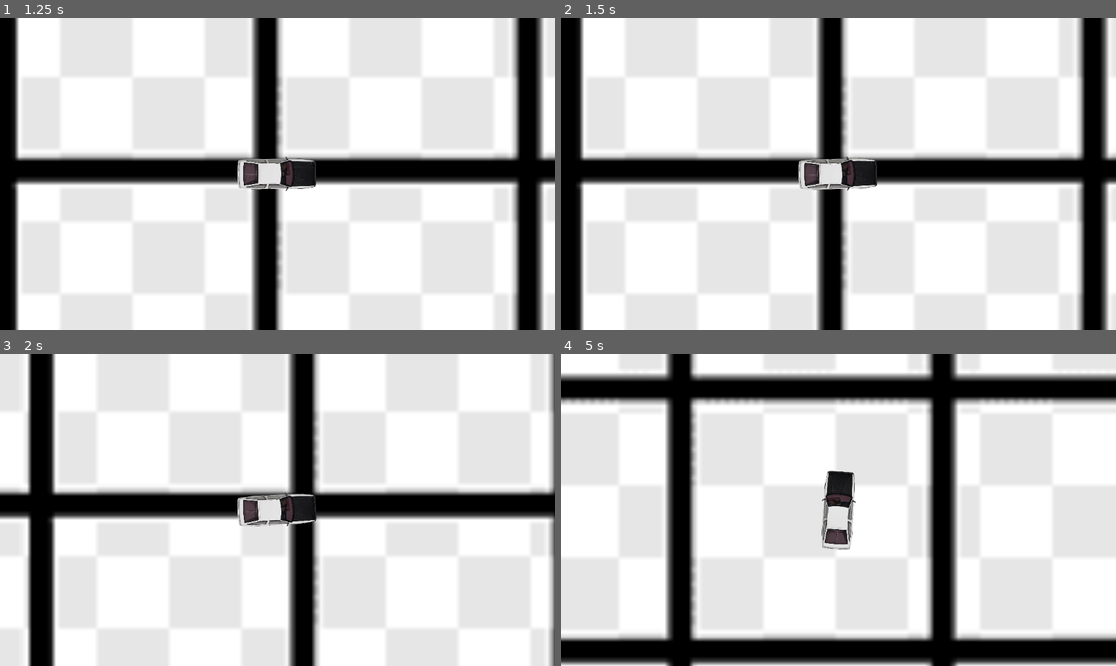
Above: before the commit, frames 1-4 (two rows, left to right).
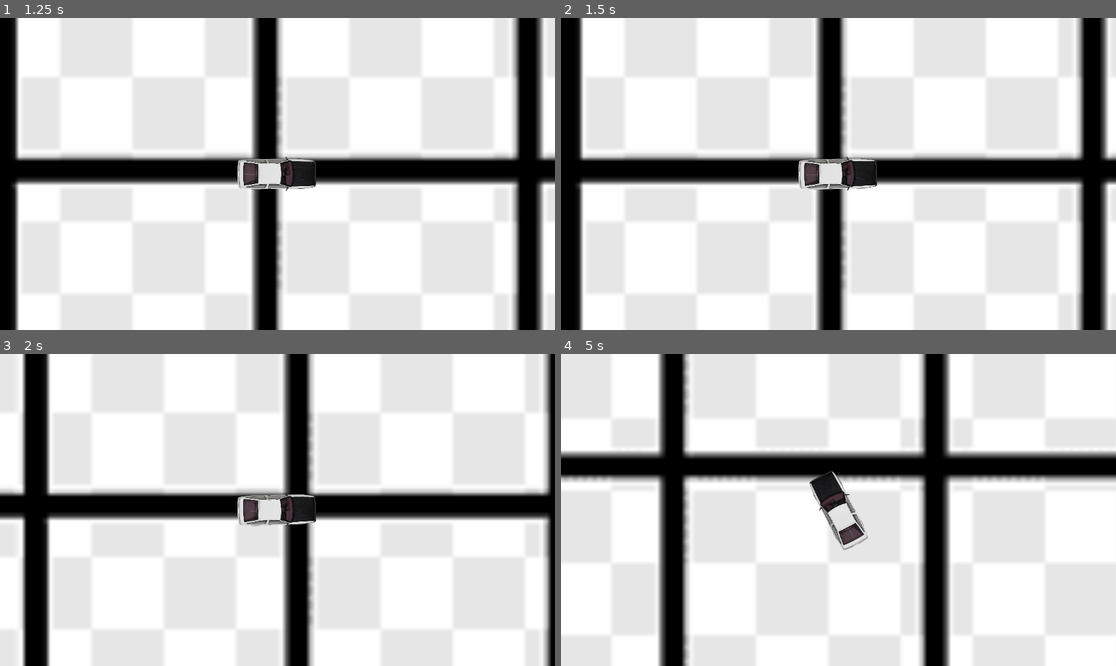
Above: after the commit, the same moments.

Repository: stndaru/initial-tune
Game: Godot game, scene res://scenes/race/TestBed.tscn
The game is run twice, just before and just after one commit, with the same random seed, the same clock (stepped at 60 frames per second) and the same inputs. The project has no main scene, so this scene is started directly.
Inputs:
- Up to frame 1 (1.25 s): tap Enter at 0.5 s; hold Right (ui_right) from 0.53 s (still down)
- Up to frame 2 (1.5 s): tap Space at 1.25 s; release Right (ui_right) at 1.28 s; hold Down (ui_down) from 1.28 s (still down)
- Up to frame 3 (2 s): keep holding Down (ui_down)
- Up to frame 4 (5 s): release Down (ui_down) at 2.03 s; hold Right (ui_right) 2.03-2.78 s; hold Up (ui_up) 2.78-3.53 s; hold Left (ui_left) from 3.53 s (still down)

Frame 1 is identical in both runs. In frame 2, 0.6% of the frame differs, in the area x 3-57%, y 0-100%; in frame 3, 12%; in frame 4, 73%, in the area x 0-100%, y 0-100%.

Commit message:
Add rpm and torque to acceleration

Diff:
--- a/scenes/car/CharacterBody2D.gd
+++ b/scenes/car/CharacterBody2D.gd
@@ -1,20 +1,39 @@
 extends CharacterBody2D
 
+# General Default Value
+var turn = 0 # rate at which steer angle increases
+var turn_rate = 0.5 # rate of change for turn
+var gas = 0 # rate at which rpm increases
+var gas_rate = 0.5 # rate of change for gas
+
+# Steering Property
+var steer_angle = 0
+var steer_decay = 0.7
+
+# Car Manueverability Data
 var wheel_base = 70  # Distance from front to rear wheel
 var steering_angle = 15  # Amount that front wheel turns, in degrees
+var weight = 1.2
 
-var steer_angle = 0
-var turn = 0
-
-var engine_power = 1500  # Forward acceleration force.
+# Car Engine Data
+var engine_power = 300  # Forward acceleration force.
 var acceleration = Vector2.ZERO
 
+# Engine Property
+var rpm = 0
+var max_rpm = 7
+var rpm_decay = 0.5
+var torque = 0
+
+# Car Friction and Drag
 var friction = -0.9
 var drag = -0.0015
 
+# Reverse and Brake
 var braking = -450
 var max_speed_reverse = 250
 
+# Traction
 var slip_speed = 700  # Speed where traction is reduced
 var traction_fast = 0.1  # High-speed traction
 var traction_slow = 0.7  # Low-speed traction
@@ -22,38 +41,53 @@
 # Get the gravity from the project settings to be synced with RigidBody nodes.
 var gravity = ProjectSettings.get_setting("physics/2d/default_gravity")
 
-
 func _physics_process(delta):
+	print(rpm)
 	acceleration = Vector2.ZERO
 	get_input()
 	apply_friction()
 	calculate_steering(delta)
-	velocity += acceleration * delta
+	# Here acceleration is already calculated in get_input() and apply_friction()
+	# As there is no Force in CharacterBody2D, use velocity instead
+	# Velocity is the direction based on force on x and force on y,
+	# somehow need way to make this a quadratic curve
+	velocity += acceleration / weight * delta
 	move_and_slide()
 
 func get_input():
+	# Car Steering Wheel Data, Higher Turn -> Steering Wheel Turned More
 	if Input.is_action_pressed("ui_left") || Input.is_action_pressed("ui_right"):
 		if Input.is_action_pressed("ui_right"):
 			if turn < 0:
 				turn = 0
-			turn += 0.5
+			turn += turn_rate
 		if Input.is_action_pressed("ui_left"):
 			if turn > 0:
 				turn = 0
-			turn -= 0.5
+			turn -= turn_rate
 		steer_angle = clamp(steer_angle + turn, -steering_angle, steering_angle)
 	else:
-		steer_angle = move_toward(steer_angle,0,0.5)
-		turn = move_toward(turn,0,0.5)
+		steer_angle = move_toward(steer_angle, 0, steer_decay)
+		turn = move_toward(turn, 0, steer_decay)
 
 	if Input.is_action_pressed("ui_up"):
-		acceleration = transform.x * engine_power
+		gas += gas_rate
+		rpm = clamp(rpm + gas, 0, max_rpm)
+		torque = rpm * engine_power
+	else:
+		gas = move_toward(gas, 0, gas_rate)
+		rpm = move_toward(rpm, 0, rpm_decay)
+		torque = move_toward(torque, 0, engine_power)
+
+	# transform.x is direction of force
+	acceleration = transform.x * torque
 
 	if Input.is_action_pressed("ui_down"):
 		acceleration = transform.x * braking
 
 
 func calculate_steering(delta):
+	# Set the Wheel Positions
 	var rear_wheel = position - transform.x * wheel_base / 2.0
 	var front_wheel = position + transform.x * wheel_base / 2.0
 
@@ -76,8 +110,14 @@
 func apply_friction():
 	if velocity.length() < 5:
 		velocity = Vector2.ZERO
+
+	# Frr  = v * Crr
 	var friction_force = velocity * friction
+	# Fdrag = v * |v| * Cdrag
 	var drag_force = velocity * velocity.length() * drag
+
 	if velocity.length() < 100:
 		friction_force *= 3
+
+	# Flong += Frr + Fdrag
 	acceleration += drag_force + friction_force
Not shown, added: scenes/race/Tes201A.tmp
Not shown, added: scenes/race/Tes42C4.tmp
